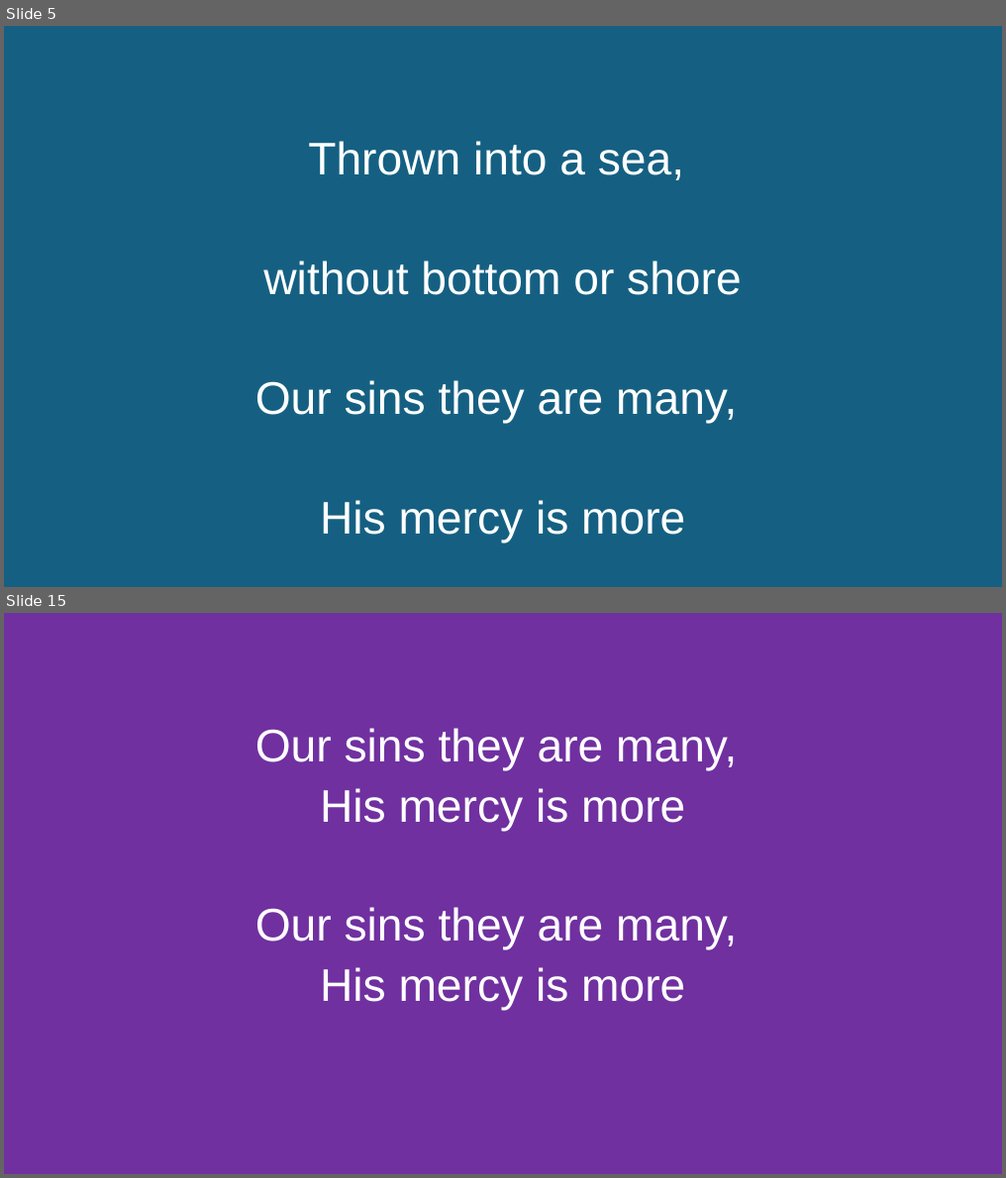
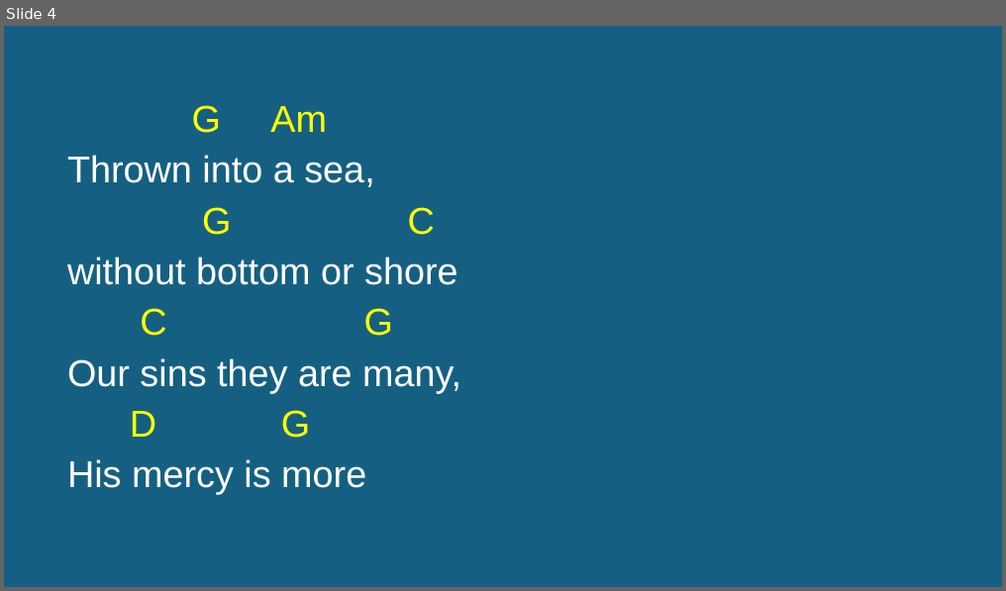
Before and after one commit to kendall412/worship, a slide deck: His Mercy is More-CH.pptx. Shown one above the other, each under a label of ours: slides 5 and 15 before the commit, slide 4 after it; the slides between them are not shown. The pictures are 1006x1178 and 1006x591 pixels, drawn with LibreOffice and Linux fonts; fonts in the diff are those of the drawing. Boxes give left, top, right and bottom in pixels: in the first picture for what was removed or moved away, otherwise in the second. Text is boxed around its words. In the diff, an @@ line names an element or a change of style, - is before the commit and + after.

```diff
--- a/His Mercy is More-CH.pptx
+++ b/His Mercy is More-CH.pptx
@@ slide 15 removed at (4,613,1002,1174), background #7030A0 @@
@@ subtitle removed at (255,728,737,1011) @@
-Our sins they are many,
-His mercy is more
-Our sins they are many,
-His mercy is more
@@ what was slide 5 is now slide 4 @@
@@ slide 4 changed as well @@
@@ subtitle "G Am": place and size @@
-subtitle "G Am" at (255,141,742,543)
+subtitle "G Am" at (67,105,461,495)
@@ subtitle at (192,105,327,133): paragraph added @@
+G Am
@@ subtitle at (67,155,461,495): size 44 to 36 pt in "Thrown into a sea,", "without bottom or shore", "Our sins they are many,", "His mercy is more"; alignment centre to left @@
@@ subtitle at (202,207,435,235): paragraph added @@
+G C
@@ subtitle at (140,308,393,336): paragraph added @@
+C G
@@ subtitle at (130,410,310,438): paragraph added @@
+D G
```
Also in this commit, not shown: 7 other slides changed, 5 other slides removed, 8 other files.
